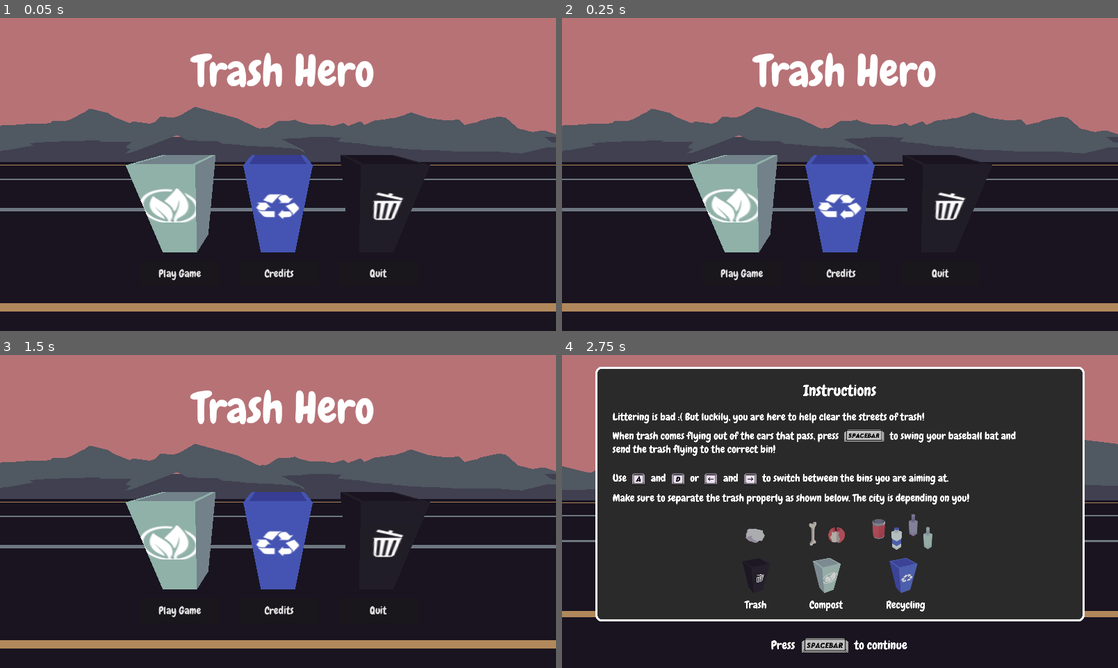
Above: before the commit, frames 1-4 (two rows, left to right).
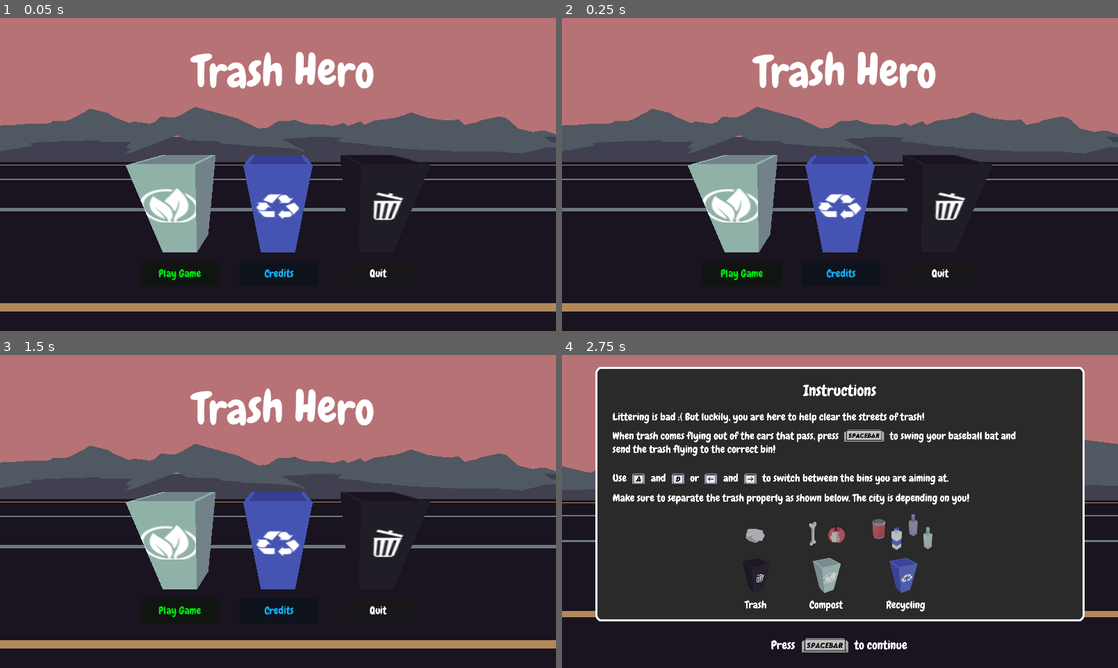
Above: after the commit, the same moments.

Repository: Manas701/SVCGameJam
Game: Godot game, scene res://scenes/main menu.tscn
The game is run twice, just before and just after one commit, with the same random seed, the same clock (stepped at 60 frames per second) and the same inputs. Sound files missing from this copy of the repository are replaced by a short silence.
Inputs:
- Up to frame 1 (0.05 s): no input
- Up to frame 2 (0.25 s): no input
- Up to frame 3 (1.5 s): click "Credits" at 0.5 s; click "Back" at 1.25 s
- Up to frame 4 (2.75 s): click "Play Game" at 2 s

The runs differ from the first frame. In frame 1, 0.6% of the frame differs, in the area x 28-70%, y 10-84%; in frame 2, 0.6%; in frame 3, 0.7%; in frame 4, nothing differs.

Commit message:
edited ui buttons

Diff:
--- a/scenes/credits ui.tscn
+++ b/scenes/credits ui.tscn
@@ -15,23 +15,13 @@
 layout_mode = 0
 offset_left = 200.0
 offset_top = 91.0
-offset_right = 325.0
-offset_bottom = 141.0
+offset_right = 382.0
+offset_bottom = 149.0
+theme_override_colors/font_color = Color(1, 1, 1, 1)
 theme_override_fonts/font = ExtResource("1_t3ujt")
 theme_override_font_sizes/font_size = 24
 text = "Back"
 script = ExtResource("2_w82uv")
-
-[node name="Title" type="Label" parent="."]
-layout_mode = 0
-offset_left = 427.0
-offset_top = 58.0
-offset_right = 846.0
-offset_bottom = 190.0
-theme_override_fonts/font = ExtResource("1_t3ujt")
-theme_override_font_sizes/font_size = 100
-text = "Credits"
-horizontal_alignment = 1
 
 [node name="Kai" type="Label" parent="."]
 layout_mode = 0
@@ -51,7 +41,7 @@
 offset_bottom = 644.0
 theme_override_fonts/font = ExtResource("1_t3ujt")
 theme_override_font_sizes/font_size = 32
-text = "Bia Villamor - Game Design, Sound Design, Music, Programming"
+text = "Bia Villamor - Game Design, Sound Design, Music, UI Design, Programming"
 
 [node name="Manas" type="Label" parent="."]
 layout_mode = 0
@@ -73,4 +63,15 @@
 theme_override_font_sizes/font_size = 32
 text = "Andrew Li - Game Design, UI Design, Programming"
 
+[node name="RichTextLabel" type="RichTextLabel" parent="."]
+clip_contents = false
+offset_left = 500.0
+offset_top = 58.0
+offset_right = 794.0
+offset_bottom = 190.0
+theme_override_fonts/normal_font = ExtResource("1_t3ujt")
+theme_override_font_sizes/normal_font_size = 100
+bbcode_enabled = true
+text = "[wave amp=40 freq=3]Credits[/wave]"
+
 [connection signal="pressed" from="backButton" to="backButton" method="_on_pressed"]
--- a/scenes/endGameUI.tscn
+++ b/scenes/endGameUI.tscn
@@ -2,8 +2,8 @@
 
 [ext_resource type="Texture2D" uid="uid://br3nct5rewwt0" path="res://assets/2DAssets/endgame.png" id="1_rc44r"]
 [ext_resource type="FontFile" uid="uid://brlxgerq8nwag" path="res://assets/fonts/Chewy-Regular.ttf" id="2_jgoi1"]
+[ext_resource type="Script" path="res://assets/scripts/backButton.gd" id="3_72suu"]
 [ext_resource type="Script" path="res://assets/scripts/startButton.gd" id="3_xaf4k"]
-[ext_resource type="Script" path="res://assets/scripts/quitButton.gd" id="4_2k260"]
 
 [node name="endGame" type="Control"]
 layout_mode = 3
@@ -28,27 +28,28 @@
 bbcode_enabled = true
 text = "[wave] [rainbow freq=1 sat=0.5]GAME CLEAR!"
 
-[node name="play again button" type="Button" parent="."]
-layout_mode = 0
-offset_left = 256.0
+[node name="backButton" type="Button" parent="."]
+offset_left = 792.0
 offset_top = 640.0
-offset_right = 488.0
-offset_bottom = 704.0
+offset_right = 974.0
+offset_bottom = 698.0
+theme_override_colors/font_color = Color(1, 1, 1, 1)
 theme_override_fonts/font = ExtResource("2_jgoi1")
-theme_override_font_sizes/font_size = 40
+theme_override_font_sizes/font_size = 24
+text = "Back to Main"
+script = ExtResource("3_72suu")
+
+[node name="startButton" type="Button" parent="."]
+modulate = Color(0.435294, 0.882353, 0.321569, 1)
+offset_left = 232.0
+offset_top = 640.0
+offset_right = 414.0
+offset_bottom = 698.0
+theme_override_colors/font_color = Color(0, 1, 0.203922, 1)
+theme_override_fonts/font = ExtResource("2_jgoi1")
+theme_override_font_sizes/font_size = 24
 text = "Play Again"
 script = ExtResource("3_xaf4k")
 
-[node name="exit" type="Button" parent="."]
-layout_mode = 0
-offset_left = 792.0
-offset_top = 640.0
-offset_right = 1024.0
-offset_bottom = 707.0
-theme_override_fonts/font = ExtResource("2_jgoi1")
-theme_override_font_sizes/font_size = 40
-text = "Exit Game"
-script = ExtResource("4_2k260")
-
-[connection signal="pressed" from="play again button" to="play again button" method="_on_pressed"]
-[connection signal="pressed" from="exit" to="exit" method="_on_pressed"]
+[connection signal="pressed" from="backButton" to="backButton" method="_on_pressed"]
+[connection signal="pressed" from="startButton" to="startButton" method="_on_pressed"]
--- a/scenes/manasScene.tscn
+++ b/scenes/manasScene.tscn
@@ -142,6 +142,7 @@
 
 [node name="MissText" type="Label3D" parent="."]
 transform = Transform3D(1, 0, 0, 0, 1, 0, 0, 0, 1, 0, -1, -6.737)
+modulate = Color(0.941176, 0.223529, 0.219608, 1)
 text = "Miss!"
 font = ExtResource("16_60uhs")
 font_size = 100
@@ -153,7 +154,8 @@
 }
 
 [node name="HitText" type="Label3D" parent="."]
-transform = Transform3D(1, 0, 0, 0, 1, 0, 0, 0, 1, 0, -1, -6.73659)
+transform = Transform3D(1, 0, 0, 0, 1, 0, 0, 0, 1, 0, -1, -6.737)
+modulate = Color(0.243137, 0.94902, 0.141176, 1)
 text = "Great!"
 font = ExtResource("16_60uhs")
 font_size = 100
--- a/scenes/opening ui.tscn
+++ b/scenes/opening ui.tscn
@@ -13,22 +13,14 @@
 grow_horizontal = 2
 grow_vertical = 2
 
-[node name="Title" type="Label" parent="."]
-layout_mode = 0
-offset_left = 443.0
-offset_top = 58.0
-offset_right = 862.0
-offset_bottom = 190.0
-theme_override_fonts/font = ExtResource("1_3e88e")
-theme_override_font_sizes/font_size = 100
-text = "Trash Hero"
-
 [node name="startButton" type="Button" parent="."]
+modulate = Color(0.435294, 0.882353, 0.321569, 1)
 layout_mode = 0
 offset_left = 323.0
 offset_top = 559.0
 offset_right = 505.0
 offset_bottom = 617.0
+theme_override_colors/font_color = Color(0, 1, 0.203922, 1)
 theme_override_fonts/font = ExtResource("1_3e88e")
 theme_override_font_sizes/font_size = 24
 text = "Play Game"
@@ -40,22 +32,37 @@
 offset_top = 559.0
 offset_right = 962.0
 offset_bottom = 617.0
+theme_override_colors/font_color = Color(1, 1, 1, 1)
 theme_override_fonts/font = ExtResource("1_3e88e")
 theme_override_font_sizes/font_size = 24
 text = "Quit"
 script = ExtResource("3_tnquk")
 
 [node name="creditsButton" type="Button" parent="."]
+modulate = Color(0.290196, 0.682353, 0.945098, 1)
 layout_mode = 0
 offset_left = 551.0
 offset_top = 559.0
 offset_right = 733.0
 offset_bottom = 617.0
+theme_override_colors/font_color = Color(0.203922, 1, 1, 1)
 theme_override_fonts/font = ExtResource("1_3e88e")
 theme_override_font_sizes/font_size = 24
 text = "Credits"
 script = ExtResource("4_b3uy1")
 
+[node name="RichTextLabel" type="RichTextLabel" parent="."]
+clip_contents = false
+layout_mode = 0
+offset_left = 443.0
+offset_top = 58.0
+offset_right = 873.0
+offset_bottom = 190.0
+theme_override_fonts/normal_font = ExtResource("1_3e88e")
+theme_override_font_sizes/normal_font_size = 100
+bbcode_enabled = true
+text = "[wave amp=40 freq=3]Trash Hero[/wave]"
+
 [connection signal="pressed" from="startButton" to="startButton" method="_on_pressed"]
 [connection signal="pressed" from="quitButton" to="quitButton" method="_on_pressed"]
 [connection signal="pressed" from="creditsButton" to="creditsButton" method="_on_pressed"]
